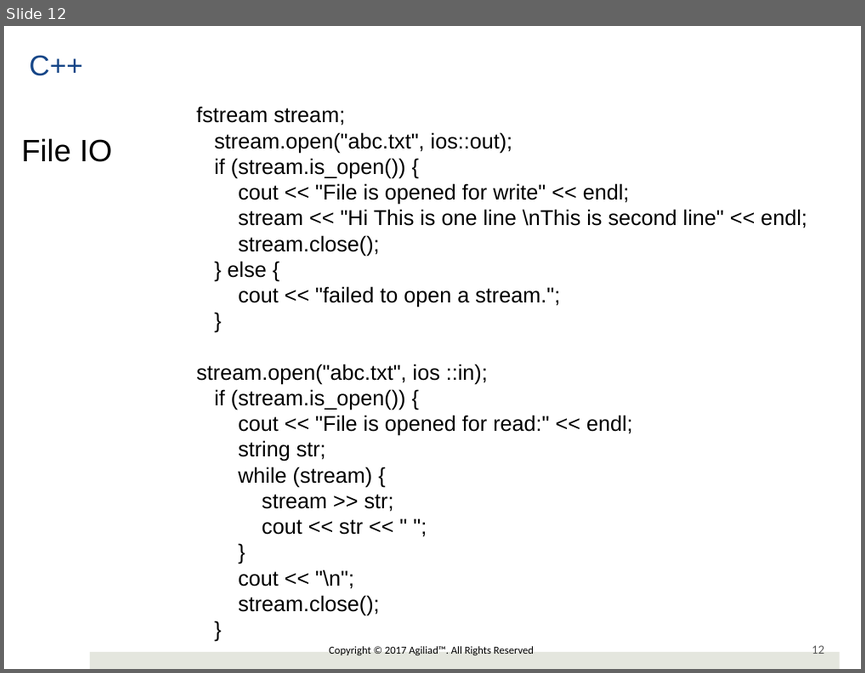
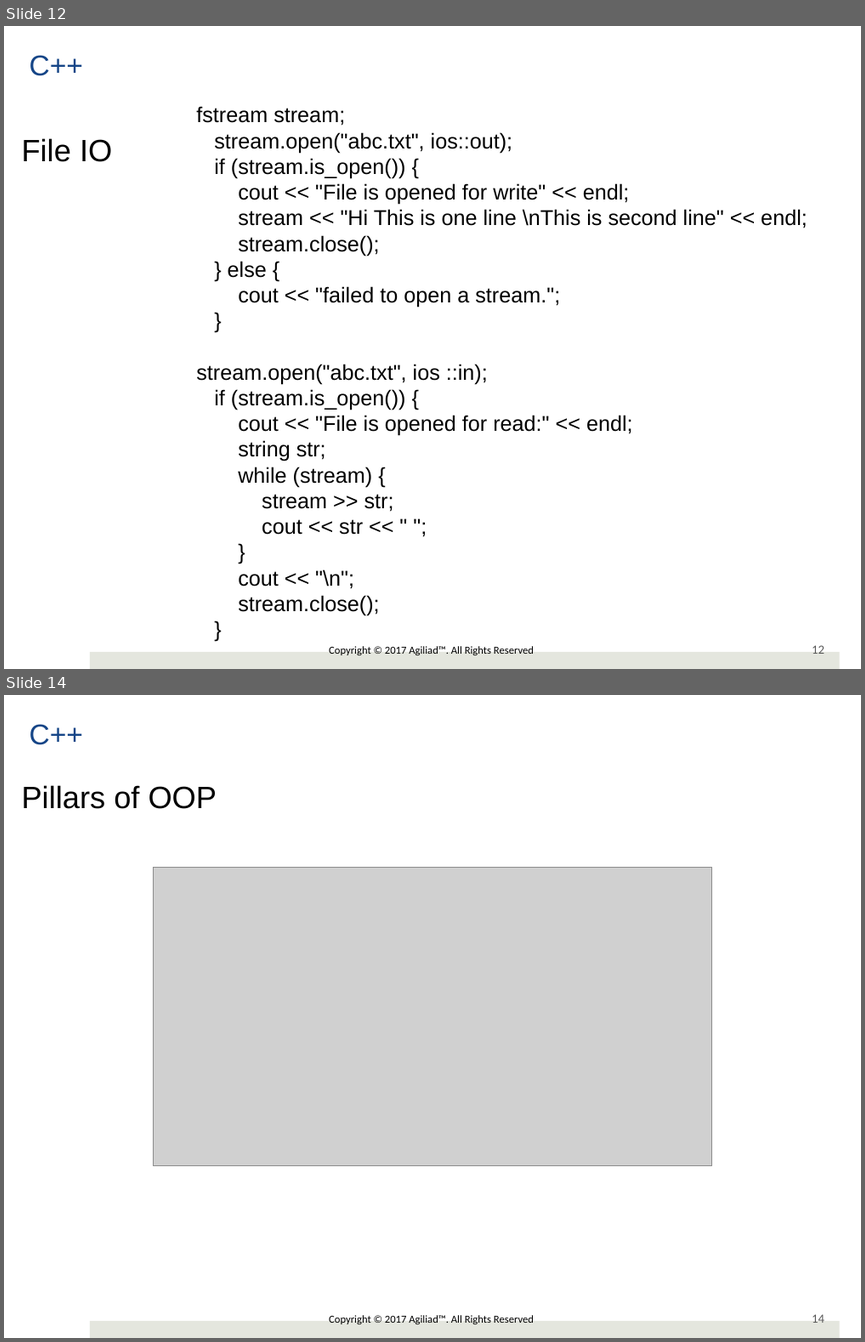
Before and after one commit to girishlande/CPlusPlus, a slide deck: cplusplus.pptx. Shown one above the other, each under a label of ours: slide 12 before the commit, slides 12 and 14 after it; the slides between them are not shown. The pictures are 865x673 and 865x1342 pixels, drawn with LibreOffice and Linux fonts; fonts in the diff are those of the drawing; grey boxes stand for pictures; background and template pictures are left out. Boxes give left, top, right and bottom in pixels: in the first picture for what was removed or moved away, otherwise in the second. Text is boxed around its words. In the diff, an @@ line names an element or a change of style, - is before the commit and + after.

```diff
--- a/cplusplus.pptx
+++ b/cplusplus.pptx
@@ slide 14 added at <box>4,695,861,1338</box>, background #FFFFFF; not listed: 3 template elements that a slide beside it also shows @@
@@ text added at <box>30,724,83,745</box>, 24 pt, text #154587 @@
+C++
@@ text added at <box>22,785,217,809</box>, 25.9 pt, text #000000 @@
+Pillars of OOP
@@ picture added at <box>153,868,711,1166</box> @@
```
Also in this commit, not shown: 3 slides changed, 5 other slides added, 4 other files.
